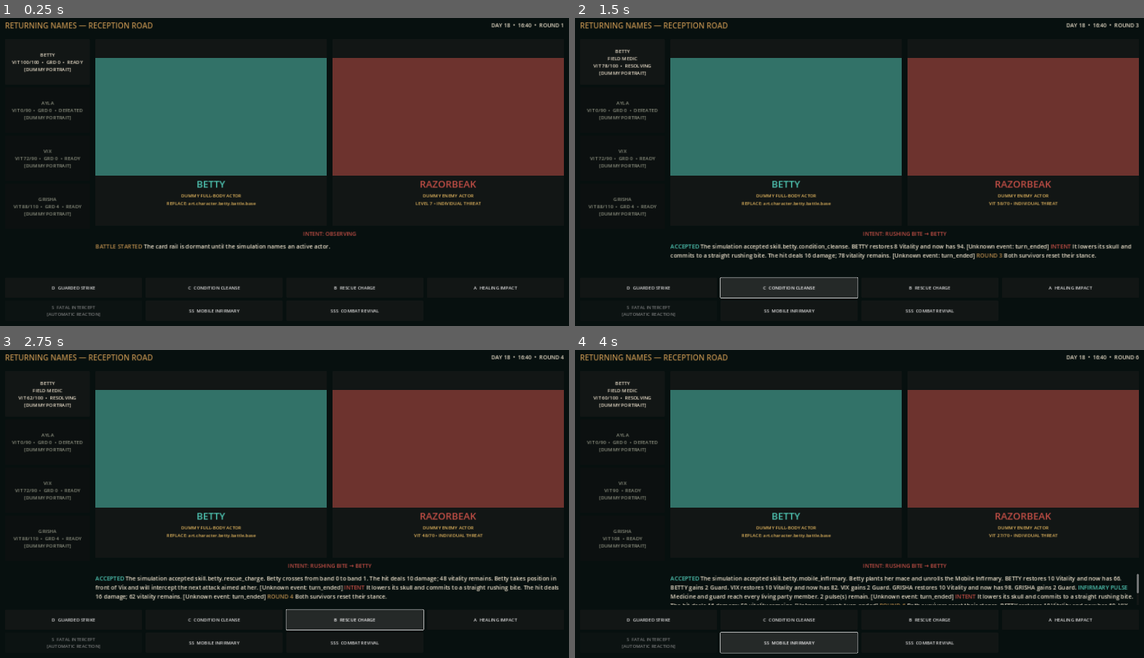
Above: before the commit, frames 1-4 (two rows, left to right).
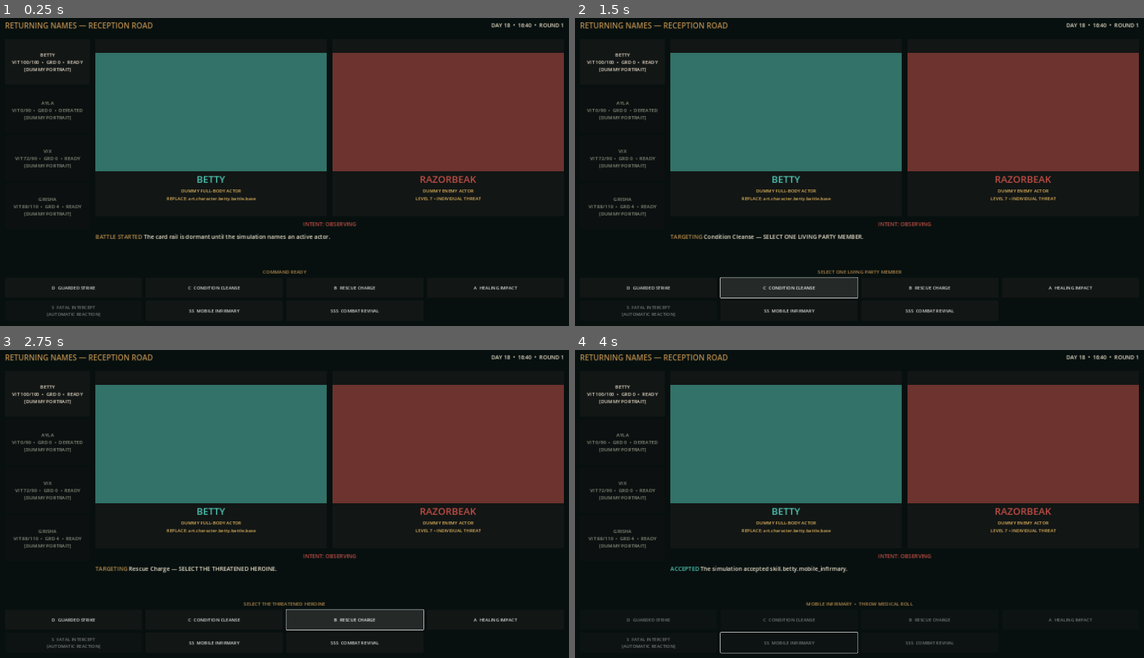
Above: after the commit, the same moments.

Repository: dancockrell/project-42-pirate-island-rpg
Game: Godot game, scene res://scenes/battle/battle_prototype.tscn
The game is run twice, just before and just after one commit, with the same random seed, the same clock (stepped at 60 frames per second) and the same inputs.
Inputs:
- Up to frame 1 (0.25 s): no input
- Up to frame 2 (1.5 s): click "D GUARDED STRIKE" at 0.5 s; click "C CONDITION CLEANSE" at 1.25 s
- Up to frame 3 (2.75 s): click "B RESCUE CHARGE" at 2 s
- Up to frame 4 (4 s): click "A HEALING IMPACT" at 2.75 s; click "SS MOBILE INFIRMARY" at 3.5 s

The runs differ from the first frame. In frame 1, 4.8% of the frame differs, in the area x 16-100%, y 11-84%; in frame 2, 6.5%; in frame 3, 7.2%; in frame 4, 9.7%, in the area x 2-100%, y 1-99%.

Commit message:
Add authored targeting and animation presentation

Diff:
--- a/game/scripts/battle/battle_prototype.gd
+++ b/game/scripts/battle/battle_prototype.gd
@@ -13,7 +13,12 @@
 const DANGER := Color("c24e45")
 
 var simulation: SimulationPort
+var catalog := ContentCatalog.new()
+var targeting := TargetingSession.new()
+var animation_director: SkillAnimationDirector
 var active_actor_id := "character.heroine.betty"
+var selected_skill_id := ""
+var snapshot_actors: Array = []
 var description_label: RichTextLabel
 var actor_panel: PanelContainer
 var actor_name: Label
@@ -22,6 +27,7 @@
 var status_labels: Dictionary = {}
 var intent_label: Label
 var round_label: Label
+var target_label: Label
 var command_buttons: Dictionary = {}
 var actor_display_names := {
 	"character.heroine.betty": "BETTY",
@@ -31,6 +37,12 @@
 }
 
 func _ready() -> void:
+	if catalog.load_default() != OK:
+		push_error("The battle prototype requires the validated generated content bundle.")
+	animation_director = SkillAnimationDirector.new()
+	animation_director.name = "SkillAnimationDirector"
+	animation_director.beat_started.connect(on_animation_beat)
+	add_child(animation_director)
 	simulation = MockSimulationPort.new()
 	build_screen()
 	project_snapshot(simulation.create_debug_battle())
@@ -93,6 +105,9 @@
 	visual.add_child(actor_panel)
 	enemy_panel = make_actor_placeholder("RAZORBEAK", "DUMMY ENEMY ACTOR\nLEVEL 7 • INDIVIDUAL THREAT", DANGER)
 	enemy_panel.size_flags_horizontal = Control.SIZE_EXPAND_FILL
+	enemy_panel.mouse_filter = Control.MOUSE_FILTER_STOP
+	enemy_panel.mouse_default_cursor_shape = Control.CURSOR_POINTING_HAND
+	enemy_panel.gui_input.connect(on_enemy_gui_input)
 	visual.add_child(enemy_panel)
 	stage.add_child(visual)
 	intent_label = make_label("INTENT: OBSERVING", 18, DANGER)
@@ -111,6 +126,11 @@
 	return plane
 
 func build_footer() -> Control:
+	var footer := VBoxContainer.new()
+	footer.add_theme_constant_override("separation", 8)
+	target_label = make_label("COMMAND READY", 16, BRONZE)
+	target_label.horizontal_alignment = HORIZONTAL_ALIGNMENT_CENTER
+	footer.add_child(target_label)
 	var commands := GridContainer.new()
 	commands.columns = 4
 	commands.custom_minimum_size.y = 156
@@ -132,10 +152,11 @@
 		button.add_theme_font_size_override("font_size", 15)
 		button.disabled = not command[2]
 		button.tooltip_text = "Stable skill ID: %s%s" % [command[0], " — triggers automatically; it is never a manual command" if not command[2] else ""]
-		button.pressed.connect(func() -> void: submit_skill(command[0]))
+		button.pressed.connect(func() -> void: begin_skill_targeting(command[0]))
 		commands.add_child(button)
 		command_buttons[command[0]] = button
-	return commands
+	footer.add_child(commands)
+	return footer
 
 func make_party_card(id: String, display_name: String, role: String, accent: Color) -> Button:
 	var card := Button.new()
@@ -146,7 +167,7 @@
 	card.add_theme_color_override("font_color", CREAM)
 	card.add_theme_color_override("font_hover_color", Color.WHITE)
 	card.add_theme_color_override("font_pressed_color", accent)
-	card.pressed.connect(func() -> void: select_actor(id, display_name, accent))
+	card.pressed.connect(func() -> void: on_party_card_pressed(id, display_name, accent))
 	status_labels[id] = card
 	return card
 
@@ -170,19 +191,47 @@
 	return panel
 
 func select_actor(id: String, display_name: String, accent: Color) -> void:
-	active_actor_id = id
 	var stack := actor_panel.get_child(0) as VBoxContainer
 	(stack.get_child(0) as ColorRect).color = Color(accent, 0.52)
 	(stack.get_child(1) as Label).text = display_name
-	description_label.text = "[color=#b78a4b]FOCUS[/color] %s leaves the card rail and occupies the active battle plane. Simulation state is unchanged until a command is accepted." % display_name
-
-func submit_skill(skill_id: String) -> void:
-	var targets := ["enemy.raptor.razorbeak.prototype"]
-	match skill_id:
-		"skill.betty.condition_cleanse": targets = ["character.heroine.betty"]
-		"skill.betty.rescue_charge": targets = ["character.heroine.vix", "enemy.raptor.razorbeak.prototype"]
-		"skill.betty.mobile_infirmary": targets = []
-		"skill.betty.combat_revival": targets = ["character.heroine.ayla"]
+	description_label.text = "[color=#b78a4b]INSPECT[/color] %s is previewed from the card rail. The simulation still owns whose turn it is." % display_name
+
+func on_party_card_pressed(id: String, display_name: String, accent: Color) -> void:
+	if targeting.active:
+		accept_target(id)
+	else:
+		select_actor(id, display_name, accent)
+
+func on_enemy_gui_input(event: InputEvent) -> void:
+	if event is InputEventMouseButton and event.button_index == MOUSE_BUTTON_LEFT and event.pressed:
+		accept_target("enemy.raptor.razorbeak.prototype")
+
+func begin_skill_targeting(skill_id: String) -> void:
+	if animation_director.playing:
+		return
+	selected_skill_id = skill_id
+	var skill_record := catalog.get_record(skill_id)
+	var result := targeting.begin(skill_record, snapshot_actors)
+	match result.get("status", ""):
+		"ready": submit_skill(skill_id, result.target_ids)
+		"selecting":
+			target_label.text = result.prompt
+			description_label.text = "[color=#b78a4b]TARGETING[/color] %s — %s." % [skill_record.get("displayName", skill_id), result.prompt]
+		"automatic":
+			target_label.text = "AUTOMATIC REACTION — NO MANUAL TARGET"
+
+func accept_target(actor_id: String) -> void:
+	if not targeting.active:
+		return
+	var result := targeting.select(actor_id)
+	match result.get("status", ""):
+		"ready": submit_skill(selected_skill_id, result.target_ids)
+		"selecting": target_label.text = result.prompt
+		"illegal": description_label.text = "[color=#c24e45]ILLEGAL TARGET[/color] %s. %s." % [result.reason, result.prompt]
+
+func submit_skill(skill_id: String, targets: Array) -> void:
+	target_label.text = "RESOLVING %s" % skill_id.to_upper()
+	set_commands_enabled(false)
 	var command := {
 		"command_id": "command.debug.%s" % Time.get_ticks_msec(),
 		"battle_id": "battle.prototype.returning_names",
@@ -192,12 +241,23 @@
 		"target_ids": targets,
 		"payload": {}
 	}
-	for event in simulation.submit(command):
+	await project_command_events(simulation.submit(command))
+
+func project_command_events(events: Array[Dictionary]) -> void:
+	for event in events:
 		project_event(event)
+		if event.get("kind", "") == "command_accepted":
+			var skill_id: String = str(event.payload.get("skill_id", ""))
+			if catalog.has(skill_id):
+				await animation_director.play(catalog.get_record(skill_id))
+	target_label.text = "COMMAND READY"
+	targeting.cancel()
+	selected_skill_id = ""
 
 func project_snapshot(snapshot: Dictionary) -> void:
 	description_label.text = "[color=#b78a4b]OBSERVED[/color] %s" % snapshot.get("description", "No description supplied.")
-	for actor in snapshot.get("actors", []):
+	snapshot_actors = snapshot.get("actors", []).duplicate(true)
+	for actor in snapshot_actors:
 		update_actor_status(actor)
 
 func project_event(event: Dictionary) -> void:
@@ -245,6 +305,10 @@
 		"command_rejected": description_label.text = "[color=#c24e45]REJECTED[/color] %s" % event.payload.reason
 		_: description_label.text += " [Unknown event: %s]" % event.get("kind", "missing")
 
+func on_animation_beat(skill_id: String, _beat_index: int, beat: Dictionary) -> void:
+	var readable_name := str(beat.get("name", "unnamed_beat")).replace("_", " ").to_upper()
+	target_label.text = "%s  •  %s" % [skill_id.trim_prefix("skill.betty.").replace("_", " ").to_upper(), readable_name]
+
 func update_actor_status(actor: Dictionary) -> void:
 	var id: String = actor.id
 	if status_labels.has(id):
@@ -254,6 +318,10 @@
 		card.text = "%s\nVIT %d/%d  •  GRD %d  •  %s\n[DUMMY PORTRAIT]" % [name, actor.vitality, actor.max_vitality, actor.guard, state]
 
 func update_status_values(id: String, vitality: int) -> void:
+	for actor in snapshot_actors:
+		if str(actor.get("id", "")) == id:
+			actor.vitality = vitality
+			break
 	if id == "character.heroine.betty" and status_labels.has(id):
 		var card := status_labels[id] as Button
 		card.text = "BETTY\nFIELD MEDIC\nVIT %d/100  •  RESOLVING\n[DUMMY PORTRAIT]" % vitality
--- /dev/null
+++ b/game/scripts/battle/skill_animation_director.gd
@@ -0,0 +1,45 @@
+class_name SkillAnimationDirector
+extends Node
+
+## Presentation timing only. It consumes authored animation beats and emits
+## signals for sprites, VFX, camera and audio. It never applies combat state.
+
+signal action_started(skill_id: String, duration_ms: int)
+signal beat_started(skill_id: String, beat_index: int, beat: Dictionary)
+signal action_finished(skill_id: String)
+
+var playing := false
+var playback_serial := 0
+
+func play(skill_record: Dictionary) -> void:
+	playback_serial += 1
+	var serial := playback_serial
+	var skill_id := str(skill_record.get("id", ""))
+	var animation: Dictionary = skill_record.get("animation", {})
+	var duration_ms := int(animation.get("durationMs", 0))
+	var beats: Array = animation.get("beats", [])
+	playing = true
+	action_started.emit(skill_id, duration_ms)
+	var elapsed_ms := 0
+	for index in beats.size():
+		if serial != playback_serial:
+			return
+		var beat: Dictionary = beats[index]
+		var beat_ms := int(beat.get("atMs", elapsed_ms))
+		var wait_ms := maxi(0, beat_ms - elapsed_ms)
+		if wait_ms > 0:
+			await get_tree().create_timer(float(wait_ms) / 1000.0).timeout
+		elapsed_ms = beat_ms
+		beat_started.emit(skill_id, index, beat.duplicate(true))
+	if serial != playback_serial:
+		return
+	var tail_ms := maxi(0, duration_ms - elapsed_ms)
+	if tail_ms > 0:
+		await get_tree().create_timer(float(tail_ms) / 1000.0).timeout
+	if serial == playback_serial:
+		playing = false
+		action_finished.emit(skill_id)
+
+func cancel() -> void:
+	playback_serial += 1
+	playing = false
--- /dev/null
+++ b/game/scripts/battle/targeting_session.gd
@@ -0,0 +1,79 @@
+class_name TargetingSession
+extends RefCounted
+
+## Presentation-side target collector. It determines which IDs the player may
+## point at from authored target rules, but the simulation remains the final
+## authority and may reject any submitted command.
+
+var skill_id := ""
+var target_rule := ""
+var selected_ids: Array[String] = []
+var actors_by_id: Dictionary = {}
+var active := false
+
+func begin(skill_record: Dictionary, actors: Array) -> Dictionary:
+	cancel()
+	skill_id = str(skill_record.get("id", ""))
+	target_rule = str(skill_record.get("targetRule", ""))
+	for actor in actors:
+		if actor is Dictionary:
+			actors_by_id[str(actor.get("id", ""))] = actor.duplicate(true)
+	if target_rule in ["all_living_party_members"]:
+		return {"status": "ready", "target_ids": []}
+	if target_rule == "automatic_reaction_to_other_party_member_lethal_hit":
+		return {"status": "automatic", "target_ids": []}
+	active = true
+	return {"status": "selecting", "prompt": prompt()}
+
+func select(actor_id: String) -> Dictionary:
+	if not active:
+		return {"status": "inactive", "reason": "no_targeting_session"}
+	if not can_select(actor_id):
+		return {"status": "illegal", "reason": illegal_reason(actor_id), "prompt": prompt()}
+	selected_ids.append(actor_id)
+	if selected_ids.size() >= required_count():
+		active = false
+		return {"status": "ready", "target_ids": selected_ids.duplicate()}
+	return {"status": "selecting", "prompt": prompt()}
+
+func cancel() -> void:
+	skill_id = ""
+	target_rule = ""
+	selected_ids.clear()
+	actors_by_id.clear()
+	active = false
+
+func required_count() -> int:
+	return 2 if target_rule == "ordered_pair_threatened_ally_then_hostile" else 1
+
+func can_select(actor_id: String) -> bool:
+	if not actors_by_id.has(actor_id) or selected_ids.has(actor_id):
+		return false
+	var actor: Dictionary = actors_by_id[actor_id]
+	var faction := str(actor.get("faction", ""))
+	var living := int(actor.get("vitality", 0)) > 0
+	match target_rule:
+		"one_hostile", "one_living_hostile": return faction == "hostile" and living
+		"one_living_party_member": return faction == "party" and living
+		"one_defeated_party_member_other_than_betty": return faction == "party" and not living and actor_id != "character.heroine.betty"
+		"ordered_pair_threatened_ally_then_hostile":
+			if selected_ids.is_empty():
+				return faction == "party" and living and actor_id != "character.heroine.betty"
+			return faction == "hostile" and living
+	return false
+
+func prompt() -> String:
+	match target_rule:
+		"one_hostile", "one_living_hostile": return "SELECT ONE LIVING HOSTILE"
+		"one_living_party_member": return "SELECT ONE LIVING PARTY MEMBER"
+		"one_defeated_party_member_other_than_betty": return "SELECT ONE DEFEATED HEROINE"
+		"ordered_pair_threatened_ally_then_hostile":
+			return "SELECT THE THREATENED HEROINE" if selected_ids.is_empty() else "SELECT THE HOSTILE THREATENING HER"
+	return "TARGET RULE NOT CONNECTED: %s" % target_rule
+
+func illegal_reason(actor_id: String) -> String:
+	if not actors_by_id.has(actor_id):
+		return "unknown_actor"
+	if selected_ids.has(actor_id):
+		return "duplicate_target"
+	return "actor_does_not_satisfy_%s" % target_rule
--- /dev/null
+++ b/game/tests/targeting_session_test.gd
@@ -0,0 +1,43 @@
+extends SceneTree
+
+func _initialize() -> void:
+	var actors := [
+		{"id": "character.heroine.betty", "faction": "party", "vitality": 100},
+		{"id": "character.heroine.ayla", "faction": "party", "vitality": 0},
+		{"id": "character.heroine.vix", "faction": "party", "vitality": 70},
+		{"id": "enemy.raptor.razorbeak.prototype", "faction": "hostile", "vitality": 70}
+	]
+	var session := TargetingSession.new()
+
+	var result := session.begin(skill("one_living_hostile"), actors)
+	assert(result.status == "selecting")
+	assert(session.select("character.heroine.vix").status == "illegal")
+	result = session.select("enemy.raptor.razorbeak.prototype")
+	assert(result.status == "ready")
+	assert(result.target_ids == ["enemy.raptor.razorbeak.prototype"])
+
+	result = session.begin(skill("ordered_pair_threatened_ally_then_hostile"), actors)
+	assert(session.select("character.heroine.betty").status == "illegal")
+	assert(session.select("character.heroine.vix").status == "selecting")
+	assert(session.select("character.heroine.vix").reason == "duplicate_target")
+	result = session.select("enemy.raptor.razorbeak.prototype")
+	assert(result.target_ids == ["character.heroine.vix", "enemy.raptor.razorbeak.prototype"])
+
+	result = session.begin(skill("one_defeated_party_member_other_than_betty"), actors)
+	assert(session.select("character.heroine.betty").status == "illegal")
+	result = session.select("character.heroine.ayla")
+	assert(result.status == "ready")
+
+	result = session.begin(skill("all_living_party_members"), actors)
+	assert(result.status == "ready")
+	assert(result.target_ids.is_empty())
+
+	result = session.begin(skill("automatic_reaction_to_other_party_member_lethal_hit"), actors)
+	assert(result.status == "automatic")
+	assert(not session.active)
+
+	print("TargetingSession tests passed.")
+	quit(0)
+
+func skill(target_rule: String) -> Dictionary:
+	return {"id": "skill.test", "targetRule": target_rule}
Not shown, added: game/scripts/battle/battle_prototype.gd.uid
Not shown, added: game/scripts/battle/skill_animation_director.gd.uid
Not shown, added: game/scripts/battle/targeting_session.gd.uid
Not shown, added: game/scripts/content/content_catalog.gd.uid
Not shown, added: game/scripts/simulation/mock_simulation_port.gd.uid
Not shown, added: game/scripts/simulation/native_simulation_port.gd.uid
Not shown, added: game/scripts/simulation/simulation_port.gd.uid
Not shown, changed: .gitignore
Not shown, changed: README.md
Not shown, changed: docs/ARCHITECTURE.md
Not shown, changed: docs/RUNBOOK.md
Not shown, changed: tools/src/validate.mjs
(and 1 more such lines)
